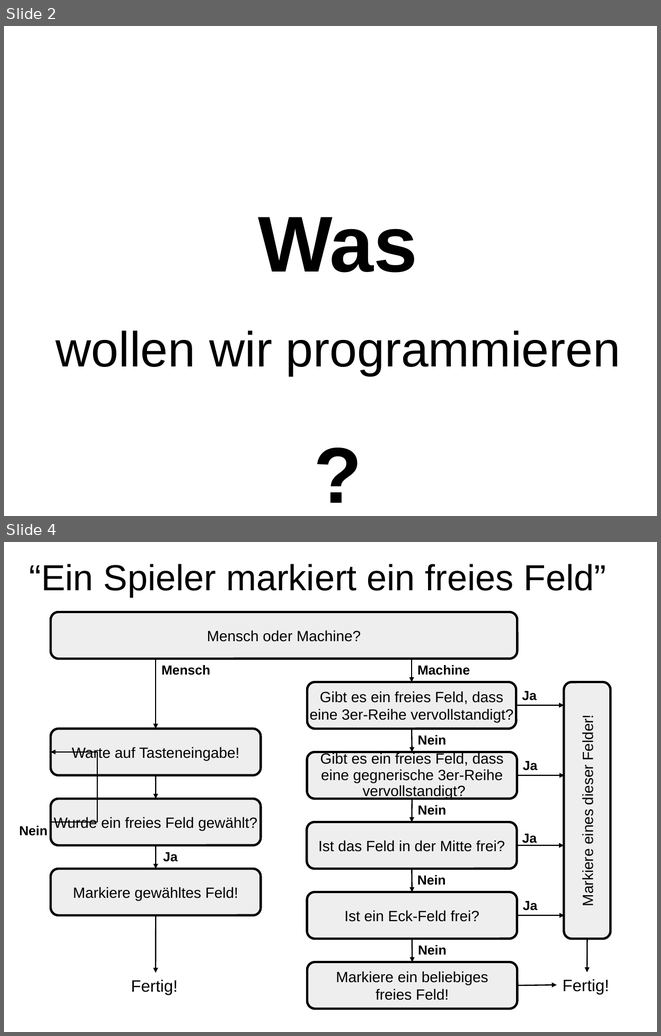
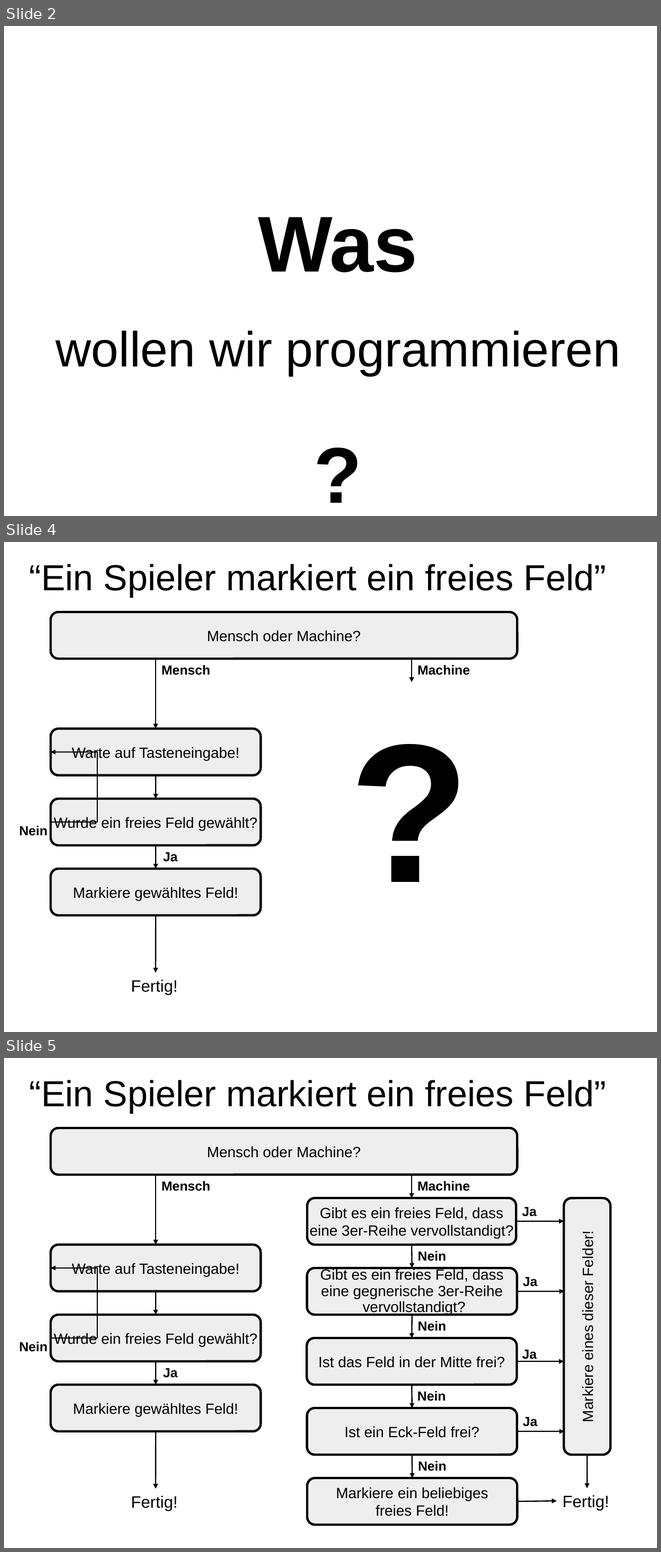
Before and after one commit to hotwolf/TicTacToe, a slide deck: Workshop/Software.odp. Shown one above the other, each under a label of ours: slides 2 and 4 before the commit, slides 2, 4 and 5 after it; the slides between them are not shown. The pictures are 661x1036 and 661x1552 pixels, drawn with LibreOffice and Linux fonts; fonts in the diff are those of the drawing. Boxes give left, top, right and bottom in pixels: in the first picture for what was removed or moved away, otherwise in the second. Text is boxed around its words. In the diff, an @@ line names an element or a change of style, - is before the commit and + after.

Commit message:
slide updates

```diff
--- a/Workshop/Software.odp
+++ b/Workshop/Software.odp
@@ slide 4 added at [4,542,657,1032], background #FFFFFF @@
@@ text added at [29,564,606,597], 44 pt, text #000000 @@
+“Ein Spieler markiert ein freies Feld”
@@ rounded rectangle added at [51,612,518,659], fill #EEEEEE, outline #000000 2.83 pt, 18 pt, text #000000 @@
+Mensch oder Machine?
@@ elbow arrow added from (284, 659) to (156, 729), #000000 1.5 pt @@
@@ text added at [161,665,210,675], 16 pt, text #000000, bold @@
+Mensch
@@ elbow arrow added from (220, 659) to (412, 682), #000000 1.5 pt @@
@@ text added at [417,665,470,675], 16 pt, text #000000, bold @@
+Machine
@@ text added at [344,682,476,908], 240 pt, text #000000, bold @@
+?
@@ rounded rectangle added at [51,729,261,775], fill #EEEEEE, outline #000000 2.83 pt, 18 pt, text #000000 @@
+Warte auf Tasteneingabe!
@@ elbow arrow added from (51, 822) to (51, 752), #000000 1.5 pt @@
@@ arrow added from (156, 775) to (156, 799), #000000 1.5 pt @@
@@ rounded rectangle added at [51,799,261,845], fill #EEEEEE, outline #000000 2.83 pt, 18 pt, text #000000 @@
+Wurde ein freies Feld gewählt?
@@ text added at [19,826,48,836], 16 pt, text #000000, bold @@
+Nein
@@ arrow added from (156, 845) to (156, 868), #000000 1.5 pt @@
@@ text added at [163,852,178,862], 16 pt, text #000000, bold @@
+Ja
@@ rounded rectangle added at [51,868,261,915], fill #EEEEEE, outline #000000 2.83 pt, 18 pt, text #000000 @@
+Markiere gewähltes Feld!
@@ arrow added from (156, 915) to (156, 973), #000000 1.5 pt @@
@@ text added at [131,979,178,995], 20 pt, text #000000 @@
+Fertig!
@@ what was slide 4 is now slide 5 @@
```
Also in this commit, not shown: 4 slides changed, 4 other slides added.
